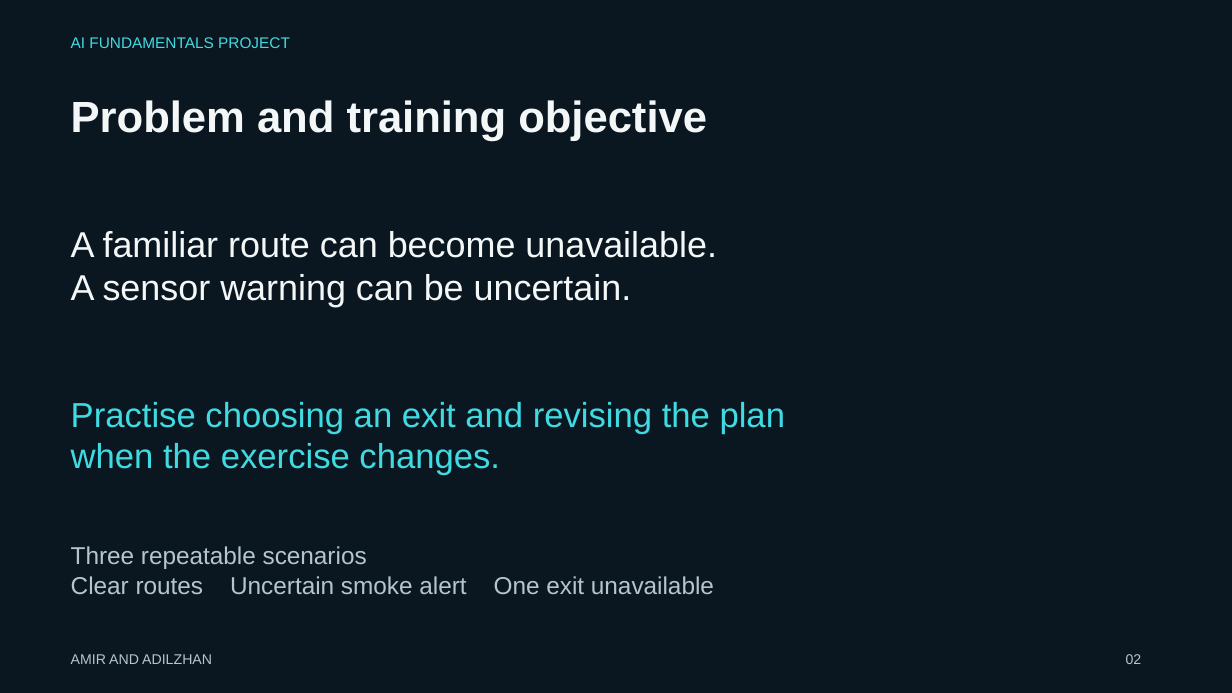
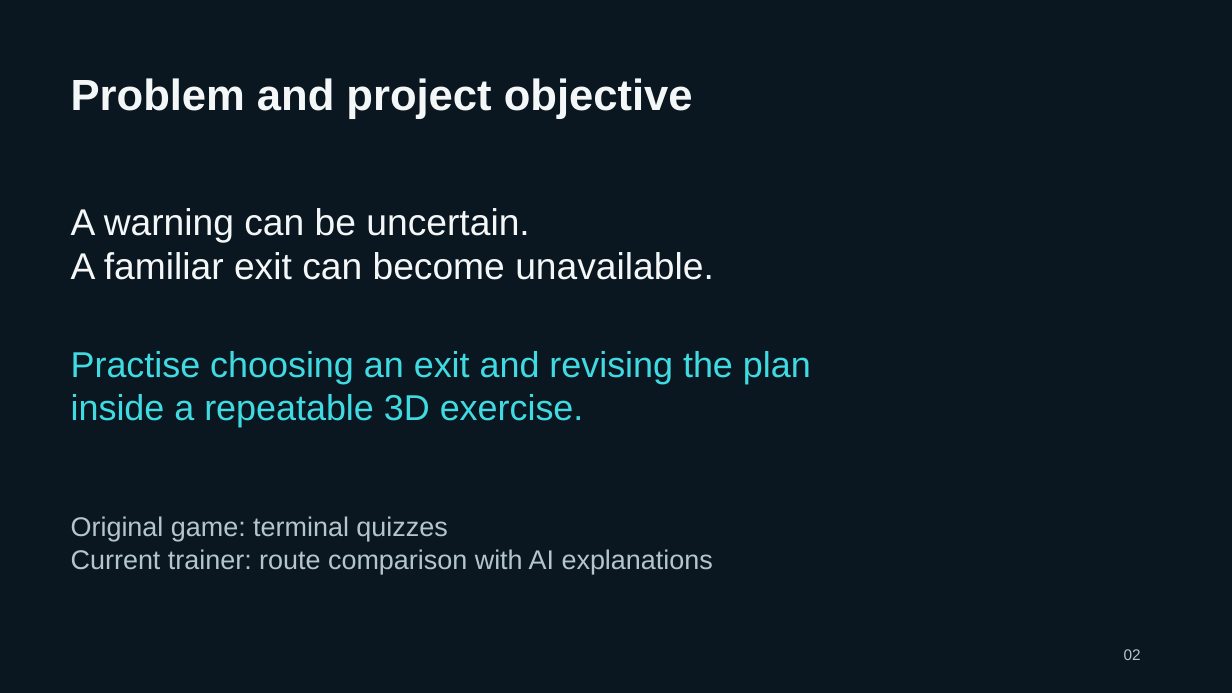
Before and after one commit to kavizq/alem-ai-evacuation-trainer, a slide deck: slide 2 of docs/PRESENTATION_SUBMISSION.pptx. Drawn at 1232x693 pixels with LibreOffice and Linux fonts; fonts in the diff are those of the drawing. Boxes give left, top, right and bottom in pixels: in the first picture for what was removed or moved away, otherwise in the second. Text is boxed around its words. In the diff, an @@ line names an element or a change of style, - is before the commit and + after.

Commit message:
Refresh game documentation and align submission materials

```diff
--- a/docs/PRESENTATION_SUBMISSION.pptx
+++ b/docs/PRESENTATION_SUBMISSION.pptx
@@ text removed at [71, 37, 290, 48] @@
-AI FUNDAMENTALS PROJECT
@@ text at [71, 78, 693, 119]: text changed @@
-Problem and training objective
+Problem and project objective
@@ text at [71, 208, 714, 280]: text changed; size 28 to 29 pt @@
-A familiar route can become unavailable.
-A sensor warning can be uncertain.
+A warning can be uncertain.
+A familiar exit can become unavailable.
@@ text "Practise choosing an exit and ...": place and size @@
-text "Practise choosing an exit and ..." at [71, 402, 785, 475]
+text "Practise choosing an exit and ..." at [71, 351, 811, 427]
@@ text at [71, 351, 811, 384]: size 27 to 28 pt in "Practise choosing an exit and revising the ..." @@
@@ text at [71, 394, 584, 427]: text changed; size 27 to 28 pt @@
-when the exercise changes.
+inside a repeatable 3D exercise.
@@ text added at [71, 516, 713, 574], 21 pt, text #B4C6CD @@
+Original game: terminal quizzes
+Current trainer: route comparison with AI explanations
@@ text removed at [71, 546, 714, 594] @@
-Three repeatable scenarios
-Clear routes Uncertain smoke alert One exit unavailable
@@ text removed at [71, 654, 212, 664] @@
-AMIR AND ADILZHAN
@@ text "02" at [1124, 649, 1141, 660]: size 11 to 12 pt @@
```
Also in this commit, not shown: 1 other slide changed, 5 slides added, 4 slides removed, 13 other files.
